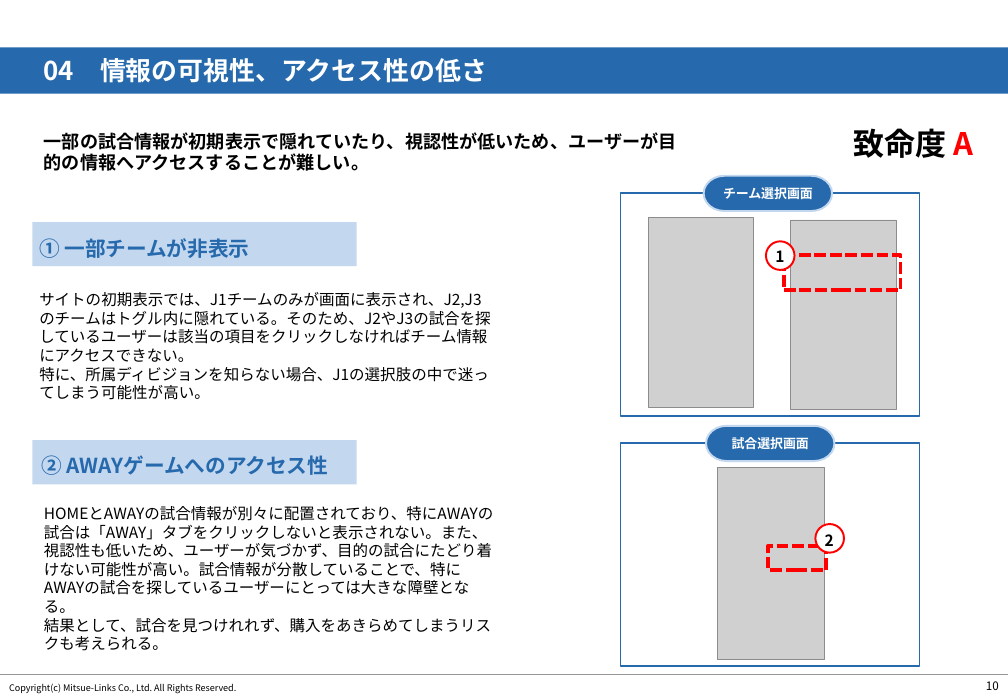
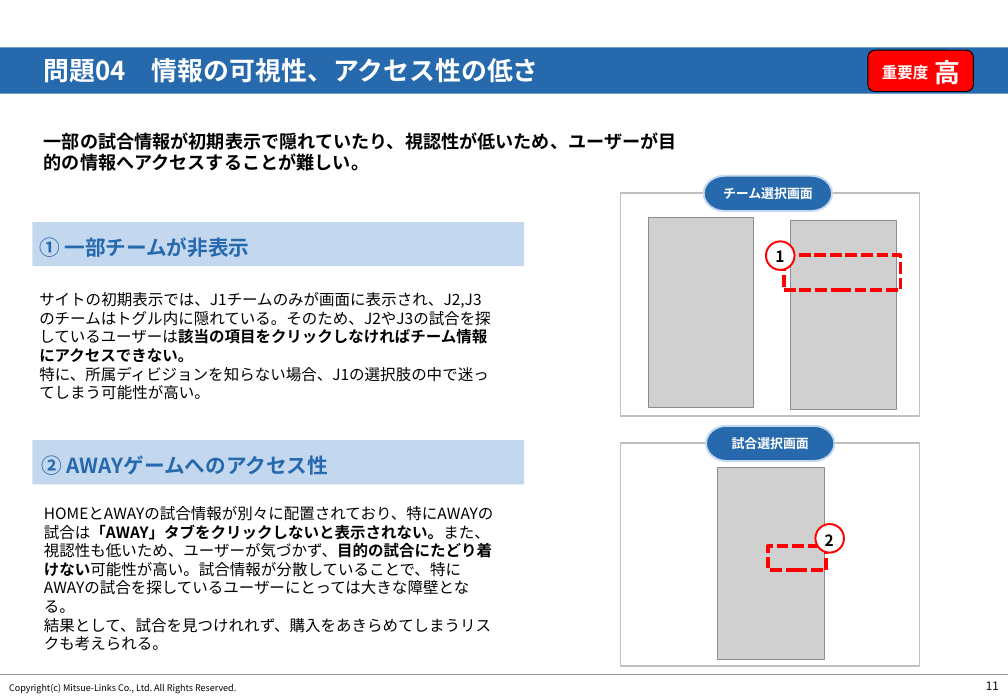
Before and after one commit to sakitama14/TheOdinProject, a slide deck: slide 12 of 調査報告書.pptx (slide 11 before the commit). Drawn at 1008x698 pixels with LibreOffice and Linux fonts; fonts in the diff are those of the drawing; grey boxes stand for pictures; background and template pictures are left out. Boxes give left, top, right and bottom in pixels: in the first picture for what was removed or moved away, otherwise in the second. Text is boxed around its words. In the diff, an @@ line names an element or a change of style, - is before the commit and + after.

```diff
--- a/調査報告書.pptx
+++ b/調査報告書.pptx
@@ text at (44, 58, 539, 83): text changed; font Arial to Noto Sans CJK JP @@
-04 情報の可視性、アクセス性の低さ
+問題04 情報の可視性、アクセス性の低さ
@@ rounded rectangle added at (868, 50, 974, 91), fill #FF0000, outline #000000 0.75 pt @@
@@ text added at (882, 62, 928, 82), 12 pt, text #FFFFFF, bold @@
+重要度
@@ text added at (935, 60, 961, 85), 20 pt, text #FFFFFF, bold @@
+高
@@ text removed at (853, 128, 973, 158) @@
-致命度 A
@@ pill shape "チーム選択画面" at (704, 176, 832, 211): font Roboto Condensed to Noto Sans CJK JP @@
@@ rectangle at (621, 193, 920, 416): outline #2669AC 1 pt to #BFBFBF 1 pt @@
@@ rectangle: place and size @@
-rectangle at (33, 222, 357, 266)
+rectangle at (33, 222, 525, 266)
@@ text "サイトの初期表示では、J1チームのみが画面に表示され、J2,J3のチームはトグル内に隠れている。そのため、J2やJ3の試 ..." at (39, 292, 490, 400): bold on in "サイトの初期表示では、J1チームのみが画面に表示され、J2,J3のチームはトグル内に隠れている。そのため、J2やJ3の試 ..." @@
@@ rectangle: place and size @@
-rectangle at (33, 440, 357, 484)
+rectangle at (33, 440, 525, 484)
@@ rectangle at (621, 443, 920, 666): outline #2669AC 1 pt to #BFBFBF 1 pt @@
@@ pill shape "試合選択画面" at (706, 426, 835, 462): font Roboto Condensed to Noto Sans CJK JP @@
@@ text "HOMEとAWAYの試合情報が別々に配置されており、特にAWAYの試合は「AWAY」タブをクリックしないと表示されない。 ..." at (44, 506, 494, 651): bold on in "HOMEとAWAYの試合情報が別々に配置されており、特にAWAYの試合は「AWAY」タブをクリックしないと表示されない。 ..." @@
@@ page number at (986, 681, 999, 690): text changed @@
-10
+11
```
Also in this commit, not shown: 13 other slides changed, 6 slides added, 2 slides removed, 1 other file.
